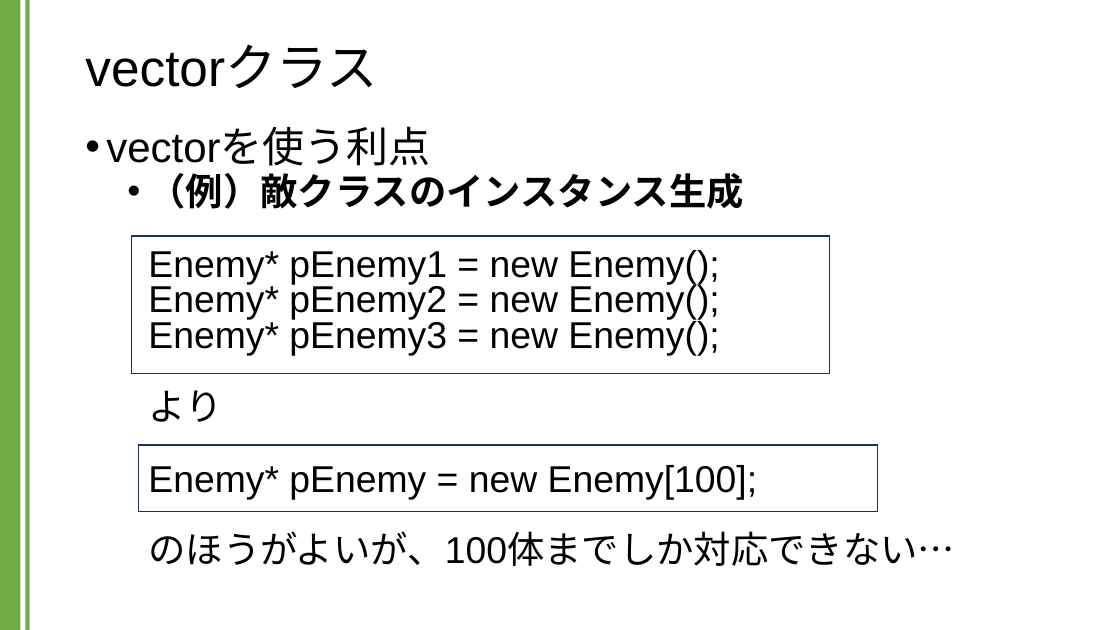
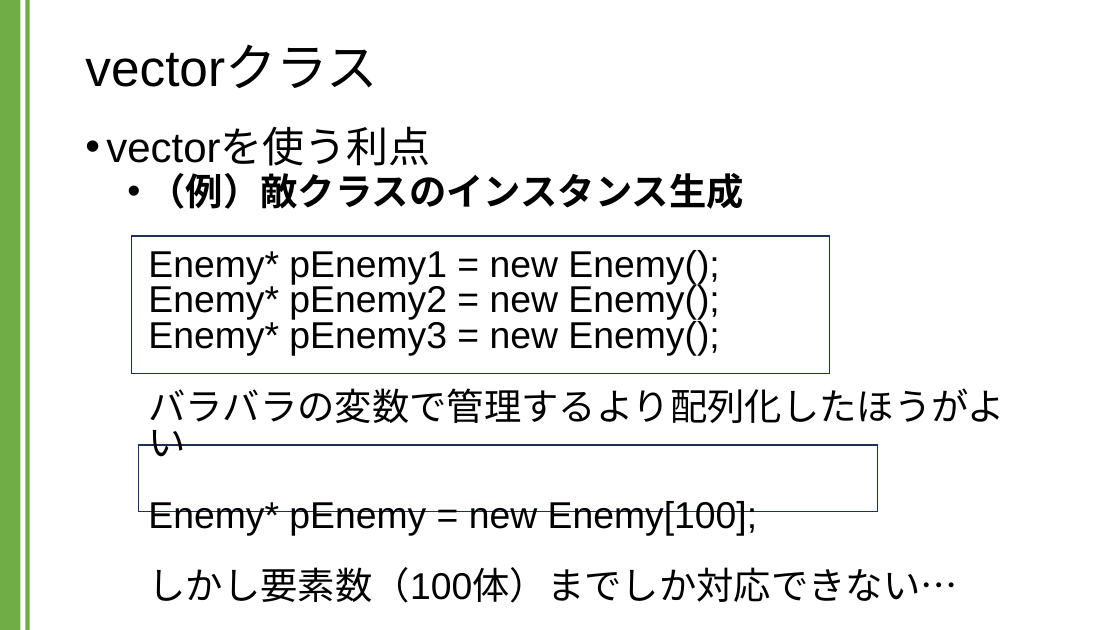
Before and after one commit to kic-murata/cpp2024, a slide deck: slide 3 of 授業資料/講義資料：Vectorクラス.pptx (slide 5 before the commit). Drawn at 1120x630 pixels with LibreOffice and Linux fonts; fonts in the diff are those of the drawing. Boxes give left, top, right and bottom in pixels: in the first picture for what was removed or moved away, otherwise in the second. Text is boxed around its words. In the diff, an @@ line names an element or a change of style, - is before the commit and + after.

```diff
--- a/授業資料/講義資料：Vectorクラス.pptx
+++ b/授業資料/講義資料：Vectorクラス.pptx
@@ text at [148,173,1004,603]: text changed @@
-  • （例）敵クラスのインスタンス生成
-    Enemy* pEnemy1 = new Enemy();
-    Enemy* pEnemy2 = new Enemy();
-    Enemy* pEnemy3 = new Enemy();
-    より
-    Enemy* pEnemy = new Enemy[100];
-    のほうがよいが、100体までしか対応できない…
+  • （例）敵クラスのインスタンス生成
+    Enemy* pEnemy1 = new Enemy();
+    Enemy* pEnemy2 = new Enemy();
+    Enemy* pEnemy3 = new Enemy();
+    バラバラの変数で管理するより配列化したほうがよい
+    Enemy* pEnemy = new Enemy[100];
+    しかし要素数（100体）までしか対応できない…
```
Also in this commit, not shown: 14 other slides changed, 4 slides added, 1 other file.
